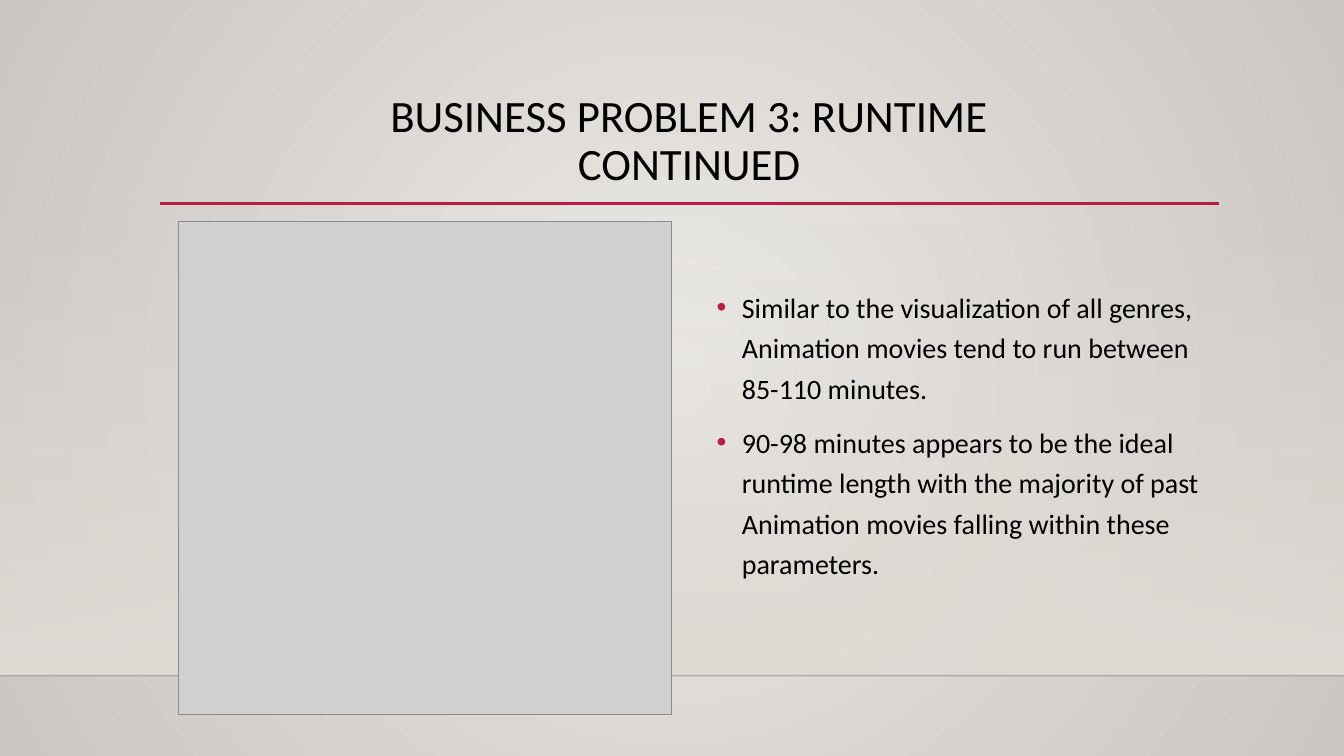
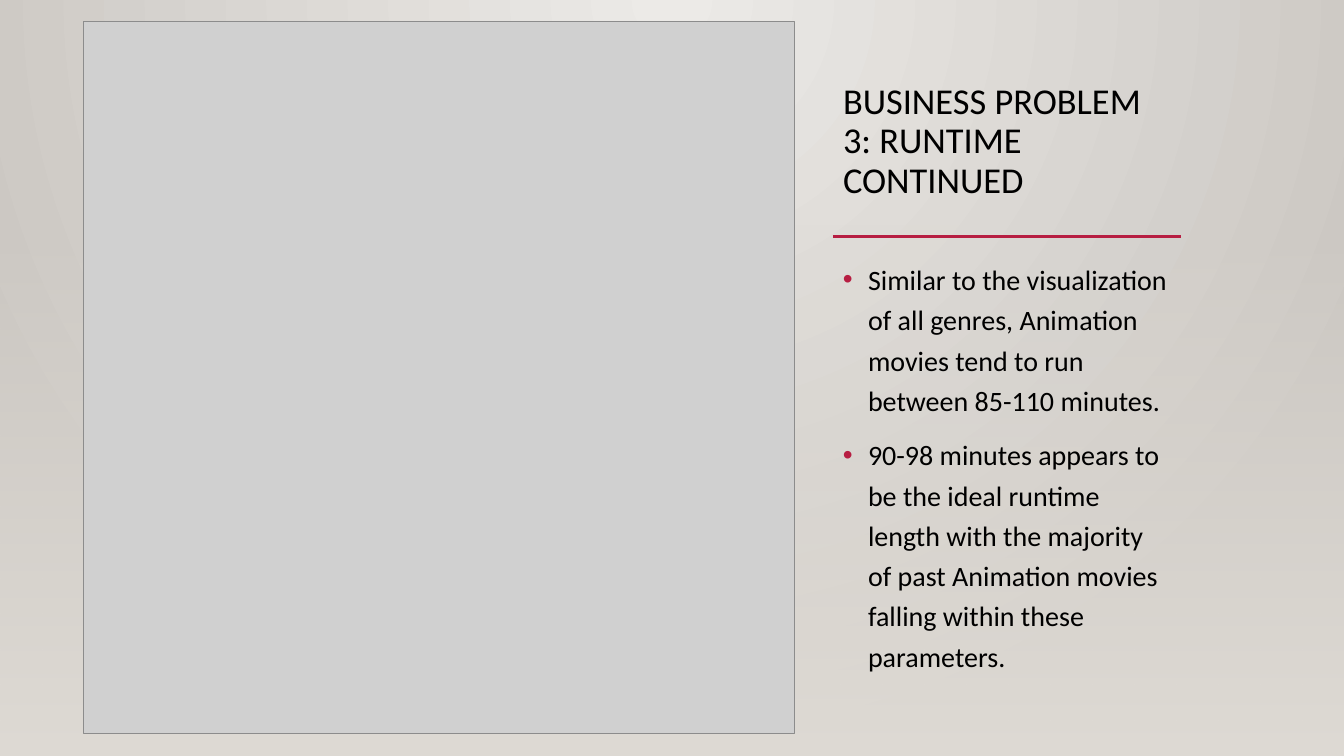
Before and after one commit to sierrajul/Microsoft-Movie-Analysis, a slide deck: slide 8 of DS_Phase1_Project_Presentation.pptx. Drawn at 1344x756 pixels with LibreOffice and Linux fonts; fonts in the diff are those of the drawing; grey boxes stand for pictures; background and template pictures are left out. Boxes give left, top, right and bottom in pixels: in the first picture for what was removed or moved away, otherwise in the second. Text is boxed around its words. In the diff, an @@ line names an element or a change of style, - is before the commit and + after.

```diff
--- a/DS_Phase1_Project_Presentation.pptx
+++ b/DS_Phase1_Project_Presentation.pptx
@@ rectangle added at bbox=[0, 0, 1344, 756], fill gradient #ECEAE7 to #CAC7C1 @@
@@ picture: place and size @@
-picture at bbox=[178, 222, 671, 715]
+picture at bbox=[83, 22, 795, 734]
@@ title "BUSINESS PROBLEM 3: RUNTIME CONTINUED": place and size @@
-title "BUSINESS PROBLEM 3: RUNTIME CONTINUED" at bbox=[390, 103, 987, 181]
+title "BUSINESS PROBLEM 3: RUNTIME CONTINUED" at bbox=[843, 90, 1141, 194]
@@ title "BUSINESS PROBLEM 3: RUNTIME CONTINUED" at bbox=[843, 90, 1141, 194]: size 32 to 26 pt; alignment centre to left @@
@@ line removed from (160, 204) to (1220, 204) @@
@@ line added from (160, 204) to (1220, 204), #B71E42 2.5 pt @@
@@ rectangle added at bbox=[0, 223, 1344, 676], fill gradient #DFDBD5 @@
@@ rectangle added at bbox=[0, 223, 1344, 756], fill gradient #DFDBD5 @@
@@ line added from (833, 237) to (1182, 237), #B71E42 2.5 pt @@
@@ text "Similar to the visualization of ..." rewrapped from bbox=[742, 298, 1198, 579] to bbox=[868, 270, 1167, 672] @@
@@ picture added at bbox=[0, 676, 1344, 756] @@
@@ line added from (0, 676) to (1344, 676), #000001 1 pt @@
```
Also in this commit, not shown: 4 other slides changed, 3 other files.
